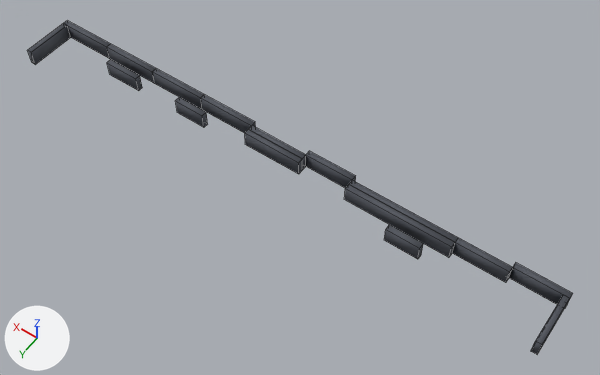
What one commit did to the OBJ model resources/nivel2.obj.
Before and after are seen from a camera (50 mm lens) standing at (-150.0, 716.0, 1060.0) and looking at (336.0, 36.0, -9.0). The axes (+X, +Y, +Z) are drawn at lower left. The lights are the same throughout. Mesh edges are drawn as thin lines. Where no turn or scale is listed for an object, it has been applied to the vertices.

Script lines for the objects in view, before the commit:
```python
ob_box001 = bpy.data.objects.new('Box001', me_box001)
ob_box001.location = (0.0, 0.0, 0.0)
ob_box002 = bpy.data.objects.new('Box002', me_box002)
ob_box002.location = (0.0, 0.0, 0.0)
ob_box003 = bpy.data.objects.new('Box003', me_box003)
ob_box003.location = (0.0, 0.0, 0.0)
ob_box004 = bpy.data.objects.new('Box004', me_box004)
ob_box004.location = (0.0, 0.0, 0.0)
ob_box005 = bpy.data.objects.new('Box005', me_box005)
ob_box005.location = (0.0, 0.0, 0.0)
ob_box006 = bpy.data.objects.new('Box006', me_box006)
ob_box006.location = (0.0, 0.0, 0.0)
ob_box007 = bpy.data.objects.new('Box007', me_box007)
ob_box007.location = (0.0, 0.0, 0.0)
ob_box008 = bpy.data.objects.new('Box008', me_box008)
ob_box008.location = (0.0, 0.0, 0.0)
ob_box013 = bpy.data.objects.new('Box013', me_box013)
ob_box013.location = (0.0, 0.0, 0.0)
# me_box005
# before: 0 (259.7, -9.7, 0.0), 1 (259.7, 0.3, 0.0), 2 (349.7, 0.3, 0.0) at pixel (305, 166), 3 (349.7, -9.7, 0.0), 4 (259.7, -9.7, 30.0) at pixel (355, 175)
# before: 5 (349.7, -9.7, 30.0) at pixel (309, 150), 6 (349.7, 0.3, 30.0) at pixel (305, 154), 7 (259.7, 0.3, 30.0) at pixel (352, 179)
# also in view: 'Box009' at (625.0, -4.0, 15.0); 'Box015' at (571.0, 26.0, 15.0); 'Box011' at (845.0, -4.0, 15.0); 'Box014' at (137.0, 45.0, 15.0); 'Box016' at (726.0, 26.0, 15.0)
```
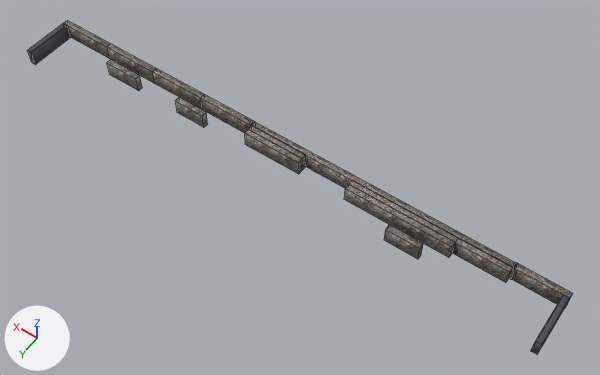
Where the change shows, as pixel boxes [x1, y1, x2, y2] in the pictures (600 x 375 px):
'Box005', recoloured, reshaped (429% wider, 321% taller)
    before: [306, 151, 356, 188]
    after: [249, 121, 518, 280]
'Box003', recoloured
    both: [344, 184, 455, 258]
'Box002', recoloured
    both: [452, 238, 513, 283]
'Box001', recoloured
    both: [509, 263, 573, 304]
'Box007', recoloured
    both: [245, 129, 302, 174]
'Box008', recoloured, surface changed
    both: [201, 94, 256, 133]
'Box009', recoloured, surface changed
    both: [153, 68, 204, 109]
'Box010', recoloured, surface changed
    both: [107, 44, 156, 84]
'Box014', recoloured, surface changed
    both: [384, 225, 423, 259]
'Box004', recoloured
    both: [349, 180, 458, 242]
'Box011', recoloured, surface changed
    both: [64, 20, 110, 59]
'Box016', recoloured, surface changed
    both: [107, 60, 142, 91]
'Box015', recoloured, surface changed
    both: [175, 97, 208, 127]
'Box006', recoloured
    both: [249, 126, 306, 170]
part 2 of me_box008, surface changed
    before: [201, 94, 256, 133]
    after: [201, 94, 255, 133]

The change, as a list of edits to the scene's bpy script:
```text
Change me_box001:
    where me_box001.from_pydata(...)  # 8 vertices, 6 faces; spans x -110.2..-20.2, y -9.7..0.3, z 0.0..30.0
    remove me_box001.materials.append(mat_01___default)  # dark grey #4f535c
    add me_box001.materials.append(mat_02___default)  # picture img_pared2_jpg
Change me_box002:
    where me_box002.from_pydata(...)  # 8 vertices, 6 faces; spans x -20.4..69.6, y 0.4..10.4, z 0.0..30.0
    remove me_box002.materials.append(mat_01___default)  # dark grey #4f535c
    add me_box002.materials.append(mat_02___default)  # picture img_pared2_jpg
Change me_box003:
    where me_box003.from_pydata(...)  # 8 vertices, 6 faces; spans x 70.0..260.0, y 10.0..20.0, z 0.0..30.0
    remove me_box003.materials.append(mat_01___default)  # dark grey #4f535c
    add me_box003.materials.append(mat_02___default)  # picture img_pared2_jpg
Change me_box004:
    where me_box004.from_pydata(...)  # 8 vertices, 6 faces; spans x 70.0..260.0, y 1.0..11.0, z 0.0..30.0
    remove me_box004.materials.append(mat_01___default)  # dark grey #4f535c
    add me_box004.materials.append(mat_02___default)  # picture img_pared2_jpg
Change me_box005:
    where me_box005.from_pydata(...)  # 8 vertices, 6 faces; spans x 259.7..349.7, y -9.7..0.3, z 0.0..30.0
    remove me_box005.materials.append(mat_01___default)  # dark grey #4f535c
    me_box005 part 1
    add for i in [0, 1, 4, 7]: me_box005.vertices[i].co += Vector((-284.4, 0.8, 0.0))
    add for i in [2, 3, 5, 6]: me_box005.vertices[i].co += Vector((115.5, 0.8, 0.0))
    add me_box005.materials.append(mat_02___default)  # picture img_pared2_jpg
Change me_box006:
    where me_box006.from_pydata(...)  # 8 vertices, 6 faces; spans x 349.4..459.4, y 0.5..10.5, z 0.0..30.0
    remove me_box006.materials.append(mat_01___default)  # dark grey #4f535c
    add me_box006.materials.append(mat_02___default)  # picture img_pared2_jpg
Change me_box007:
    where me_box007.from_pydata(...)  # 8 vertices, 6 faces; spans x 349.4..459.4, y 10.8..20.8, z 0.0..30.0
    remove me_box007.materials.append(mat_01___default)  # dark grey #4f535c
    add me_box007.materials.append(mat_02___default)  # picture img_pared2_jpg
Change me_box008:
    where me_box008.from_pydata(...)  # 8 vertices, 6 faces; spans x 459.8..569.8, y -9.0..1.0, z 0.0..30.0
    remove me_box008.materials.append(mat_01___default)  # dark grey #4f535c
    me_box008 part 2: texture (UV) coordinates of 6 of 6 faces, centred in x 459.8..569.8, y -9.0..1.0, z 0.0..30.0, changed; they spanned u 0.0..1.0, v 0.0..1.0 and now span u -3.0..4.0, v -0.09..0.8
    add me_box008.materials.append(mat_02___default)  # picture img_pared2_jpg
Change me_box009:
    where me_box009.from_pydata(...)  # 8 vertices, 6 faces; spans x 569.9..679.9, y -9.0..1.0, z 0.0..30.0
    remove me_box009.materials.append(mat_01___default)  # dark grey #4f535c
    me_box009 part 3: texture (UV) coordinates of 6 of 6 faces, centred in x 569.9..679.9, y -9.0..1.0, z 0.0..30.0, changed; they spanned u 0.0..1.0, v 0.0..1.0 and now span u -5.2..6.2, v -0.09..0.8
    add me_box009.materials.append(mat_02___default)  # picture img_pared2_jpg
Change me_box010:
    where me_box010.from_pydata(...)  # 8 vertices, 6 faces; spans x 680.1..790.1, y -9.0..1.0, z 0.0..30.0
    remove me_box010.materials.append(mat_01___default)  # dark grey #4f535c
    me_box010 part 4: texture (UV) coordinates of 6 of 6 faces, centred in x 680.1..790.1, y -9.0..1.0, z 0.0..30.0, changed; they spanned u 0.0..1.0, v 0.0..1.0 and now span u -7.4..8.4, v -0.09..0.8
    add me_box010.materials.append(mat_02___default)  # picture img_pared2_jpg
Change me_box011:
    where me_box011.from_pydata(...)  # 8 vertices, 6 faces; spans x 790.2..900.2, y -9.0..1.0, z 0.0..30.0
    remove me_box011.materials.append(mat_01___default)  # dark grey #4f535c
    me_box011 part 5: texture (UV) coordinates of 6 of 6 faces, centred in x 790.2..900.2, y -9.0..1.0, z 0.0..30.0, changed; they spanned u 0.0..1.0, v 0.0..1.0 and now span u -9.6..10.6, v -0.09..0.8
    add me_box011.materials.append(mat_02___default)  # picture img_pared2_jpg
Change me_box014:
    where me_box014.from_pydata(...)  # 8 vertices, 6 faces; spans x 106.7..166.7, y 40.5..50.5, z 0.0..30.0
    remove me_box014.materials.append(mat_01___default)  # dark grey #4f535c
    me_box014 part 6: texture (UV) coordinates of 6 of 6 faces, centred in x 106.7..166.7, y 40.5..50.5, z 0.0..30.0, changed; they spanned u 0.0..1.0, v 0.0..1.0 and now span u -5.27..6.27, v 0.2..1.1
    add me_box014.materials.append(mat_02___default)  # picture img_pared2_jpg
Change me_box015:
    where me_box015.from_pydata(...)  # 8 vertices, 6 faces; spans x 541.2..601.2, y 21.3..31.3, z 0.0..30.0
    remove me_box015.materials.append(mat_01___default)  # dark grey #4f535c
    me_box015 part 7: texture (UV) coordinates of 6 of 6 faces, centred in x 541.2..601.2, y 21.3..31.3, z 0.0..30.0, changed; they spanned u 0.0..1.0, v 0.0..1.0 and now span u -3.63..4.63, v 0.2..0.8
    add me_box015.materials.append(mat_02___default)  # picture img_pared2_jpg
Change me_box016:
    where me_box016.from_pydata(...)  # 8 vertices, 6 faces; spans x 691.4..761.4, y 21.3..31.3, z 0.0..30.0
    remove me_box016.materials.append(mat_01___default)  # dark grey #4f535c
    me_box016 part 8: texture (UV) coordinates of 6 of 6 faces, centred in x 691.4..761.4, y 21.3..31.3, z 0.0..30.0, changed; they spanned u 0.0..1.0, v 0.0..1.0 and now span u -6.83..7.83, v 0.2..0.8
    add me_box016.materials.append(mat_02___default)  # picture img_pared2_jpg
```
